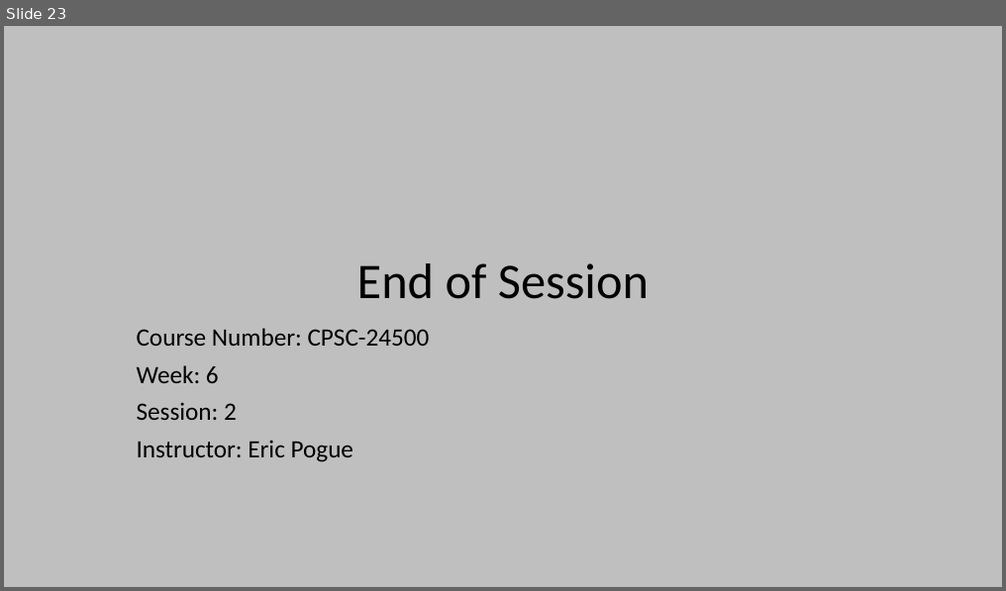
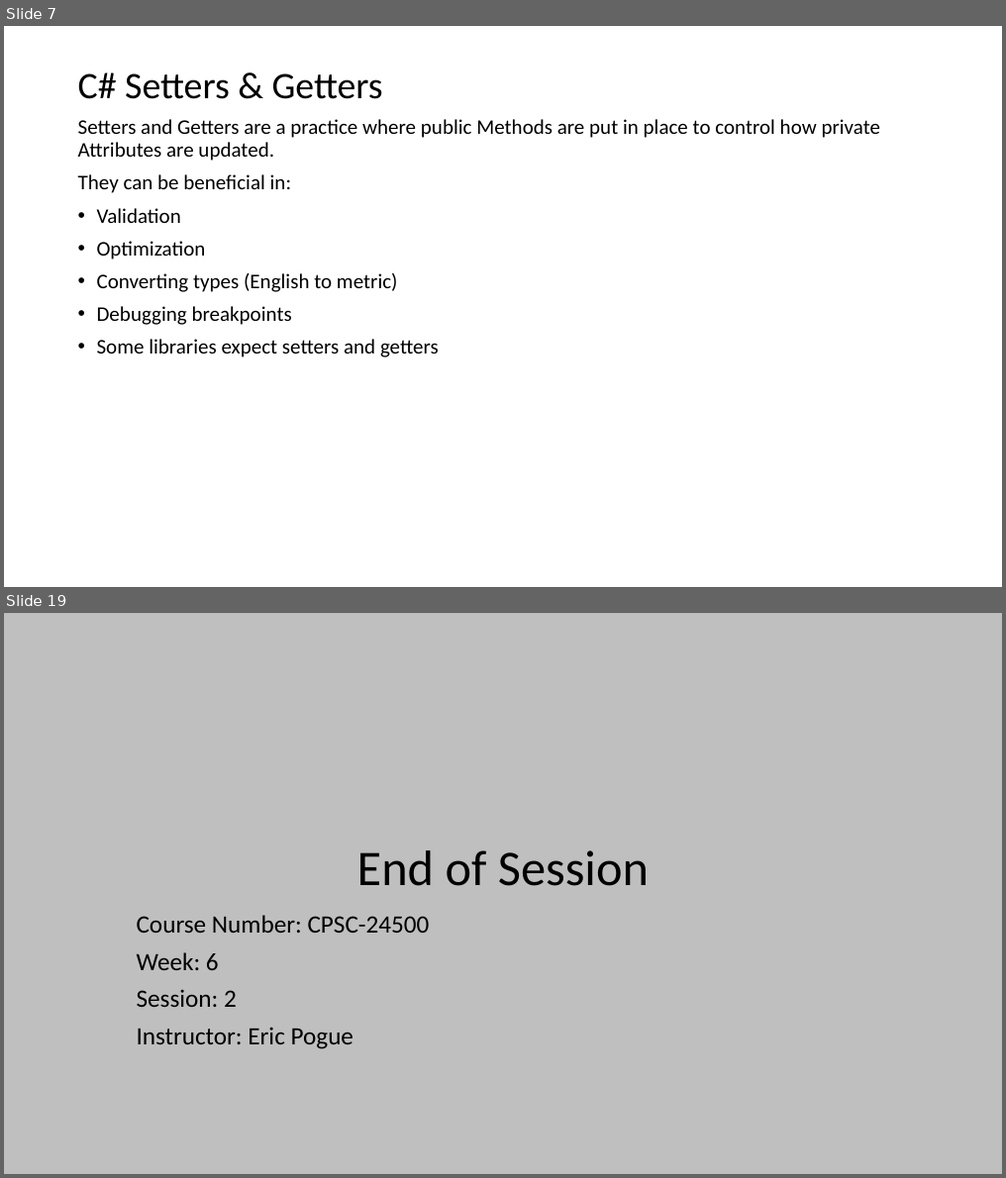
Before and after one commit to EricJPogue/www-epogue-info, a slide deck: CPSC-24500/Week07/2017SpringW07Slides.pptx. Shown one above the other, each under a label of ours: slide 23 before the commit, slides 7 and 19 after it; the slides between them are not shown. The pictures are 1006x591 and 1006x1178 pixels, drawn with LibreOffice and Linux fonts; fonts in the diff are those of the drawing. Boxes give left, top, right and bottom in pixels: in the first picture for what was removed or moved away, otherwise in the second. Text is boxed around its words. In the diff, an @@ line names an element or a change of style, - is before the commit and + after.

```diff
--- a/CPSC-24500/Week07/2017SpringW07Slides.pptx
+++ b/CPSC-24500/Week07/2017SpringW07Slides.pptx
@@ slide 7 added at [4,26,1002,587], background #FFFFFF @@
@@ title added at [78,73,383,99], 36 pt, text #000000 @@
+C# Setters & Getters
@@ text added at [78,119,881,358], 20 pt, text #000000 @@
+Setters and Getters are a practice where public Methods are put in place to control how private Attributes are updated.
+They can be beneficial in:
+• Validation
+• Optimization
+• Converting types (English to metric)
+• Debugging breakpoints
+• Some libraries expect setters and getters
@@ what was slide 23 is now slide 19 @@
```
Also in this commit, not shown: 6 slides changed, 11 other slides added, 20 slides removed, 6 other files.
